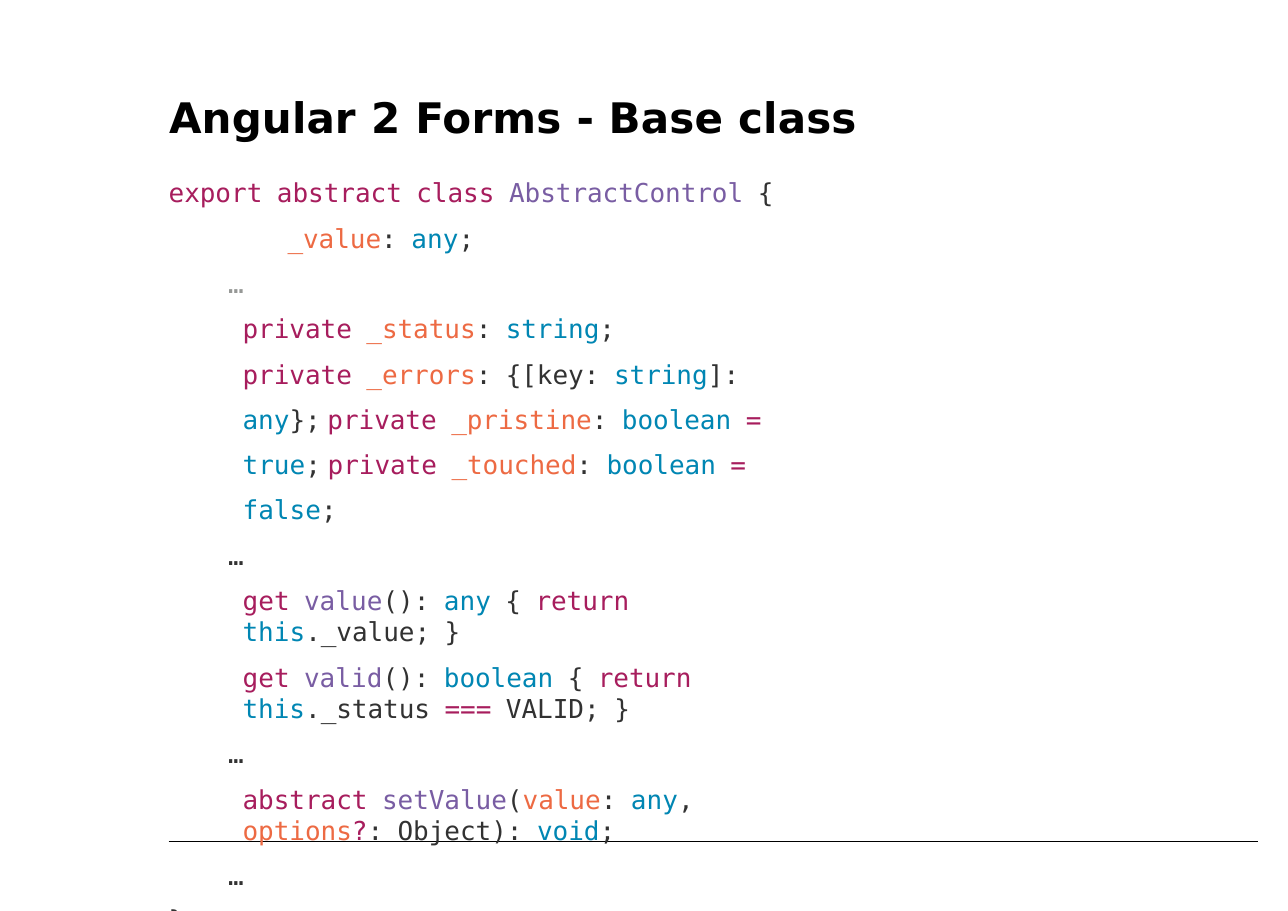
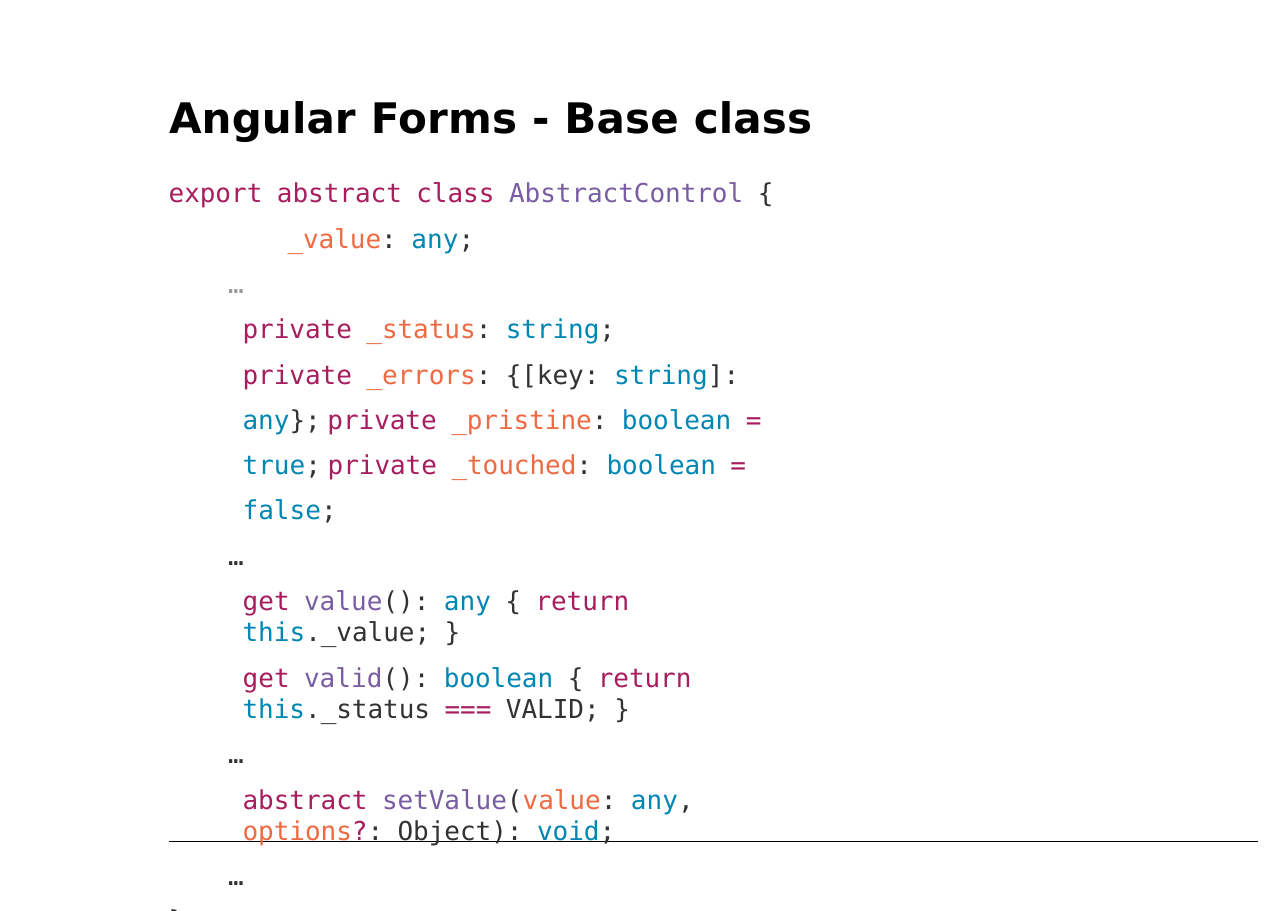
Before and after one commit to petereijgermans11/workshop-angular7, a slide deck: slide 13 of PPT/06- Angular Forms.pptx. Drawn at 1288x911 pixels with LibreOffice and Linux fonts; fonts in the diff are those of the drawing. Boxes give left, top, right and bottom in pixels: in the first picture for what was removed or moved away, otherwise in the second. Text is boxed around its words. In the diff, an @@ line names an element or a change of style, - is before the commit and + after.

```diff
--- a/PPT/06- Angular Forms.pptx
+++ b/PPT/06- Angular Forms.pptx
@@ text at (169,101,812,142): text changed @@
-Angular 2 Forms - Base class
+Angular Forms - Base class
```
Also in this commit, not shown: 11 other slides changed, 7 other files.
